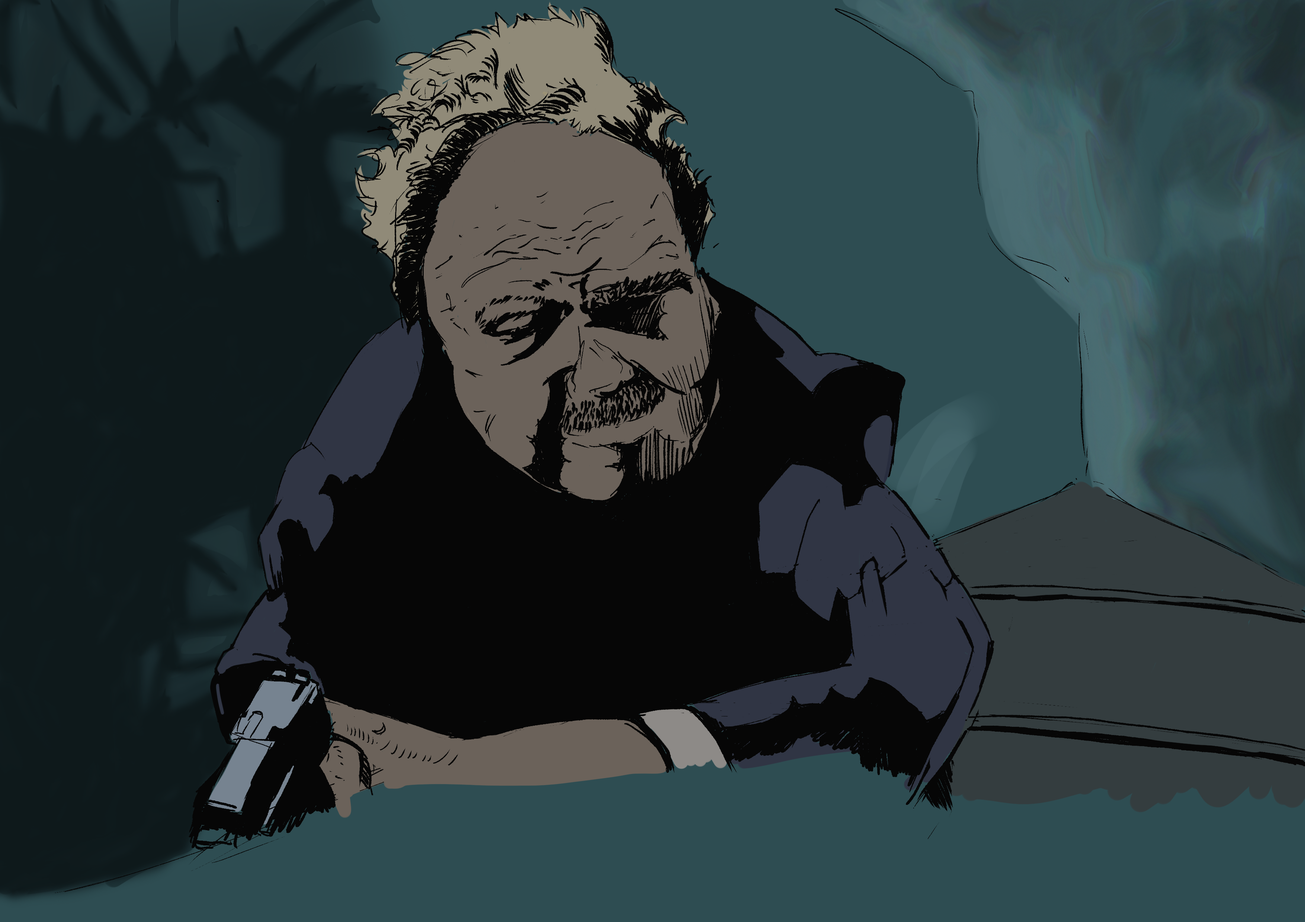
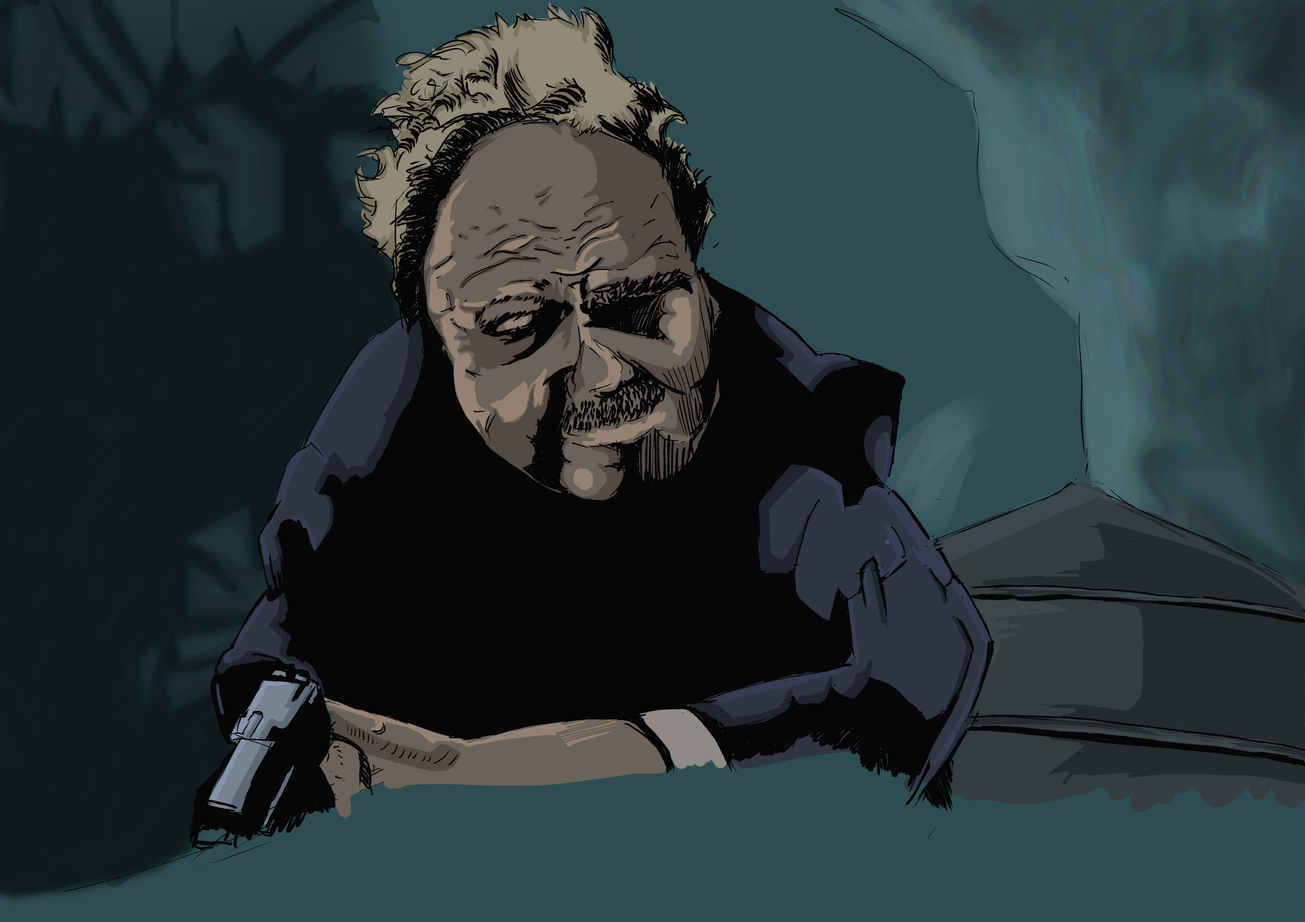
The second 1305×922 image is a revision of the first. Changes to its layers:
added layer "Layer 9" (color dodge, 52%) above "Layer 8" over [209, 171, 1302, 809]
"Layer 8": opacity 100% → 40%, blend normal → multiply, painted on it over [215, 5, 1305, 825]
